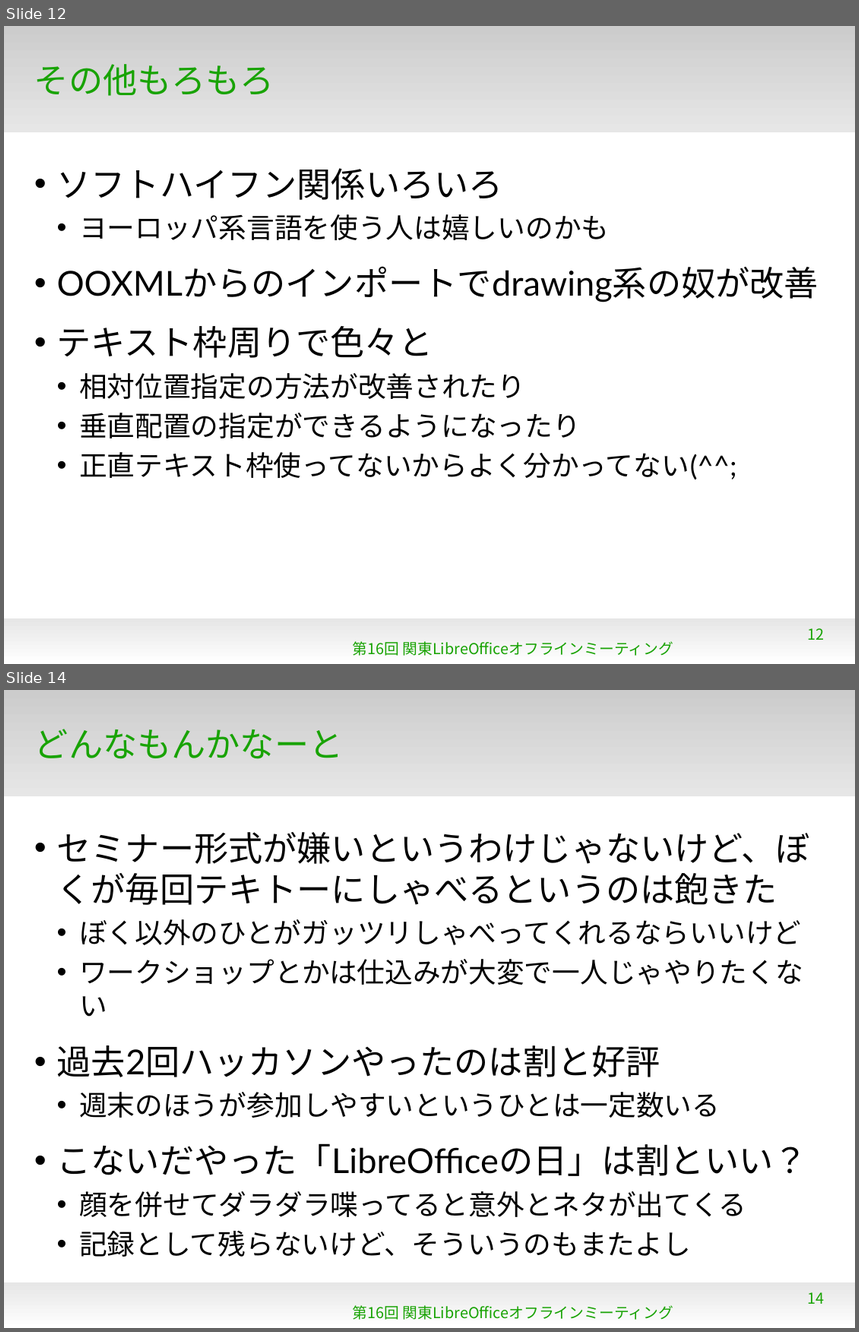
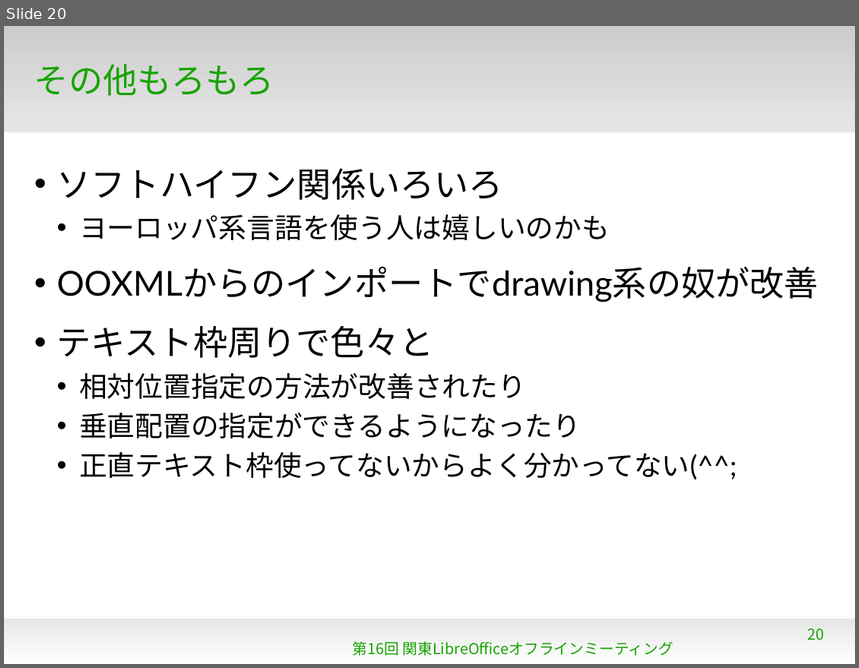
Before and after one commit to gitter-badger/KantoLibreOffice, a slide deck: Jul2014/WhatsNew4_3.odp. Shown one above the other, each under a label of ours: slides 12 and 14 before the commit, slide 20 after it; the slides between them are not shown. The pictures are 859x1332 and 859x668 pixels, drawn with LibreOffice and Linux fonts; fonts in the diff are those of the drawing; background and template pictures are left out. Boxes give left, top, right and bottom in pixels: in the first picture for what was removed or moved away, otherwise in the second. Text is boxed around its words. In the diff, an @@ line names an element or a change of style, - is before the commit and + after.

```diff
--- a/Jul2014/WhatsNew4_3.odp
+++ b/Jul2014/WhatsNew4_3.odp
@@ slide 14 removed at (4,690,855,1328), background #FFFFFF; not listed: 2 template elements that a slide beside it also shows @@
@@ title removed at (34,729,343,759) @@
-どんなもんかなーと
@@ text removed at (57,832,810,1257) @@
-• セミナー形式が嫌いというわけじゃないけど、ぼくが毎回テキトーにしゃべるというのは飽きた
-  • ぼく以外のひとがガッツリしゃべってくれるならいいけど
-  • ワークショップとかは仕込みが大変で一人じゃやりたくない
-• 過去2回ハッカソンやったのは割と好評
-  • 週末のほうが参加しやすいというひとは一定数いる
-• こないだやった「LibreOfficeの日」は割といい？
-  • 顔を併せてダラダラ喋ってると意外とネタが出てくる
-  • 記録として残らないけど、そういうのもまたよし
@@ page number removed at (808,1293,825,1304) @@
-14
@@ text removed at (352,1306,674,1320) @@
-第16回 関東LibreOfficeオフラインミーティング
@@ what was slide 12 is now slide 20 @@
@@ page number at (808,629,825,641): text changed @@
-12
+20
```
Also in this commit, not shown: 8 slides changed, 18 slides added, 1 other slide removed.
